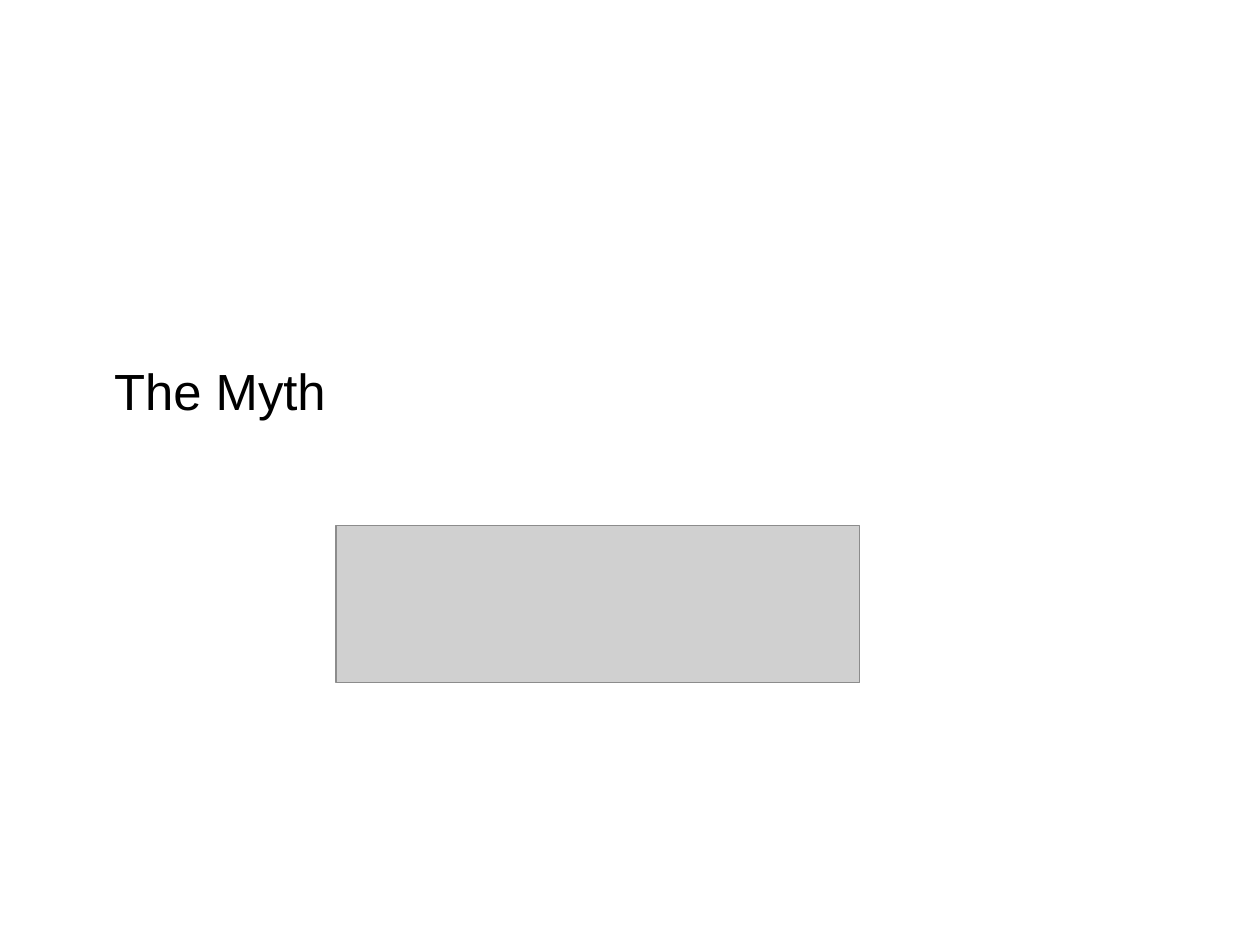
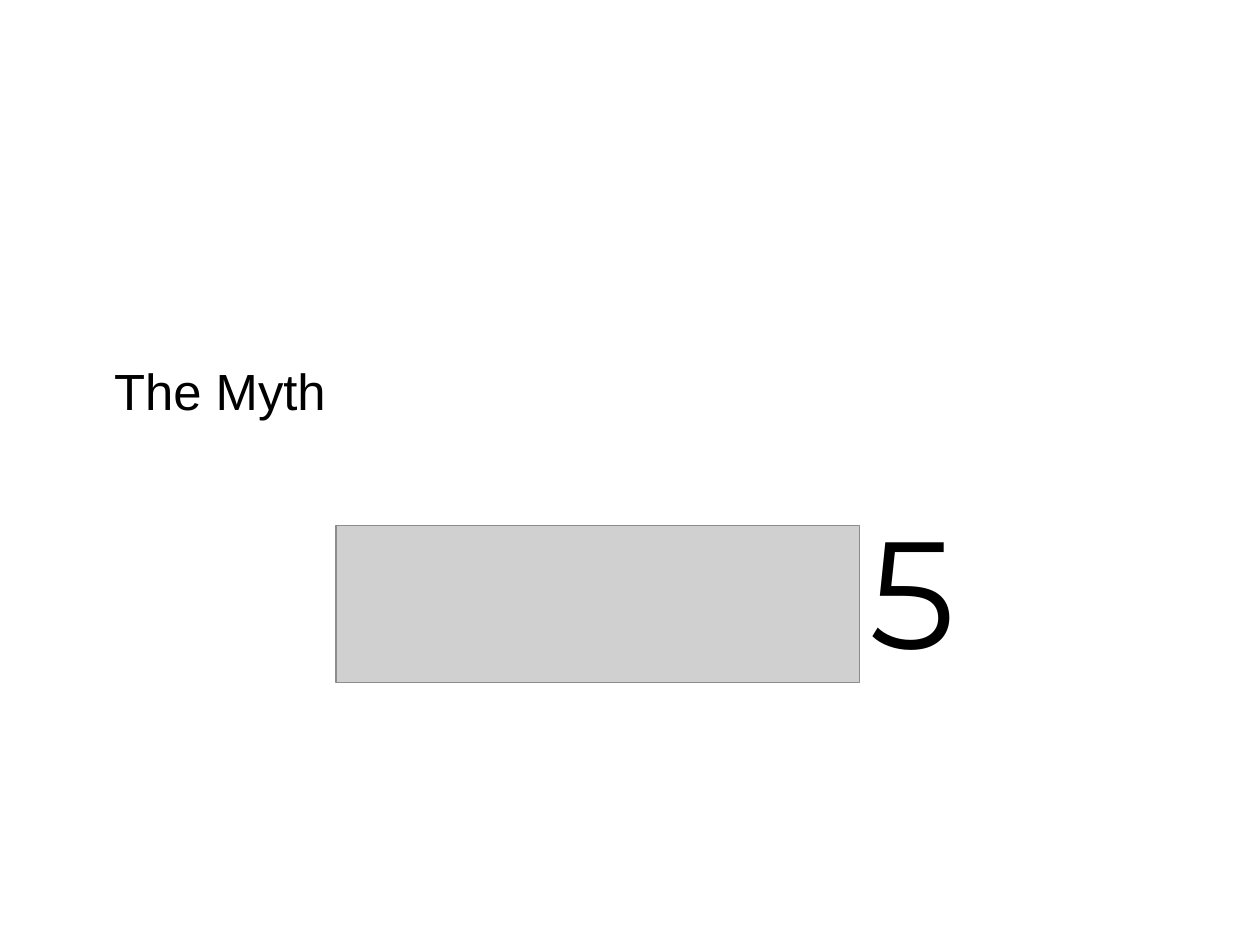
Before and after one commit to mrdrbob/ef-vs-nh, a slide deck: slide 5 of pres/pres.odp. Drawn at 1260x945 pixels with LibreOffice and Linux fonts; fonts in the diff are those of the drawing; grey boxes stand for pictures; background and template pictures are left out. Boxes give left, top, right and bottom in pixels: in the first picture for what was removed or moved away, otherwise in the second. Text is boxed around its words. In the diff, an @@ line names an element or a change of style, - is before the commit and + after.

```diff
--- a/pres/pres.odp
+++ b/pres/pres.odp
@@ text added at <box>870,542,956,650</box>, 96 pt, text #000000 @@
+5
```
Also in this commit, not shown: 1 other slide changed, 27 slides added, 2 slides removed, 1 other file.
